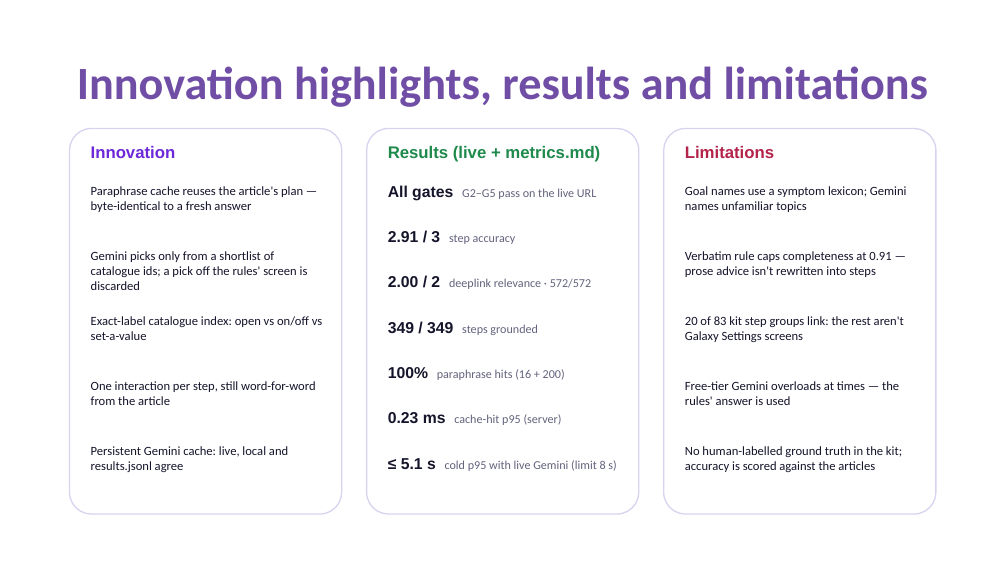
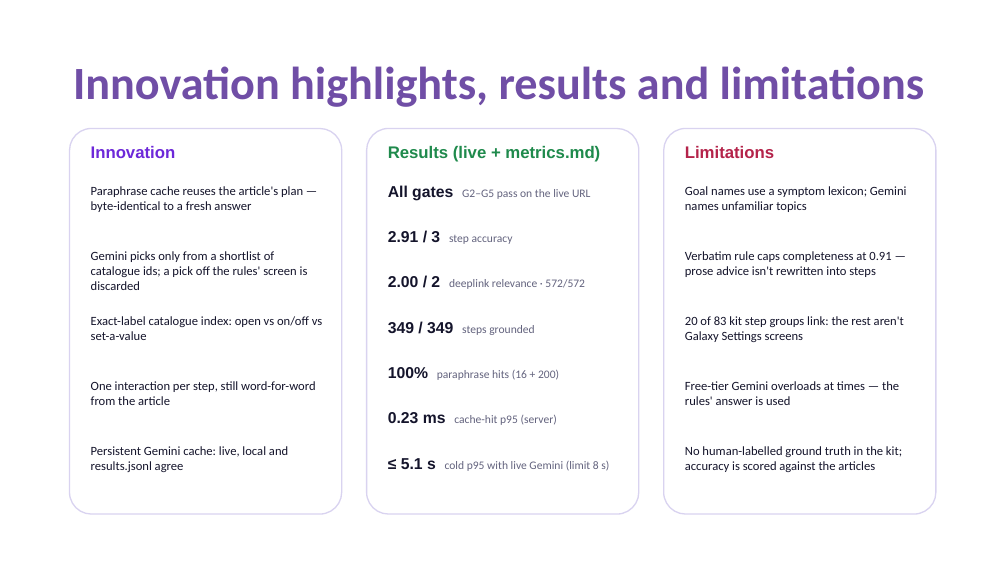
Before and after one commit to Blazehue/Samsung_PRISM-Sentinel, a slide deck: slide 8 of submission/SRMIST KTR_HeavenlyRestriction.pptx. Drawn at 1008x567 pixels with LibreOffice and Linux fonts; fonts in the diff are those of the drawing. Boxes give left, top, right and bottom in pixels: in the first picture for what was removed or moved away, otherwise in the second. Text is boxed around its words. In the diff, an @@ line names an element or a change of style, - is before the commit and + after.

```diff
--- a/submission/SRMIST KTR_HeavenlyRestriction.pptx
+++ b/submission/SRMIST KTR_HeavenlyRestriction.pptx
@@ title "Innovation highlights, results and limitations": place and size @@
-title "Innovation highlights, results and limitations" at (77,66,928,107)
+title "Innovation highlights, results and limitations" at (73,66,924,107)
@@ text "All gates G2–G5 pass on ..." at (388,185,591,201): size 11.5 to 11 pt in "G2–G5 pass on the live URL" @@
@@ text "2.91 / 3 step accuracy" at (388,231,513,244): size 11.5 to 11 pt in "step accuracy" @@
@@ text "2.00 / 2 deeplink relevance ..." at (388,276,585,289): size 11.5 to 11 pt in "deeplink relevance · 572/572" @@
@@ text "349 / 349 steps grounded" at (388,322,534,335): size 11.5 to 11 pt in "steps grounded" @@
@@ text "100% paraphrase hits (16 + ..." at (388,367,559,380): size 11.5 to 11 pt in "paraphrase hits (16 + 200)" @@
@@ text "0.23 ms cache-hit p95 (server)" at (388,412,557,425): size 11.5 to 11 pt in "cache-hit p95 (server)" @@
@@ text "≤ 5.1 s cold p95 ..." at (401,458,609,471): size 11.5 to 11 pt in "cold p95 with live Gemini (limit 8 ..." @@
```
Also in this commit, not shown: 11 other slides changed.
